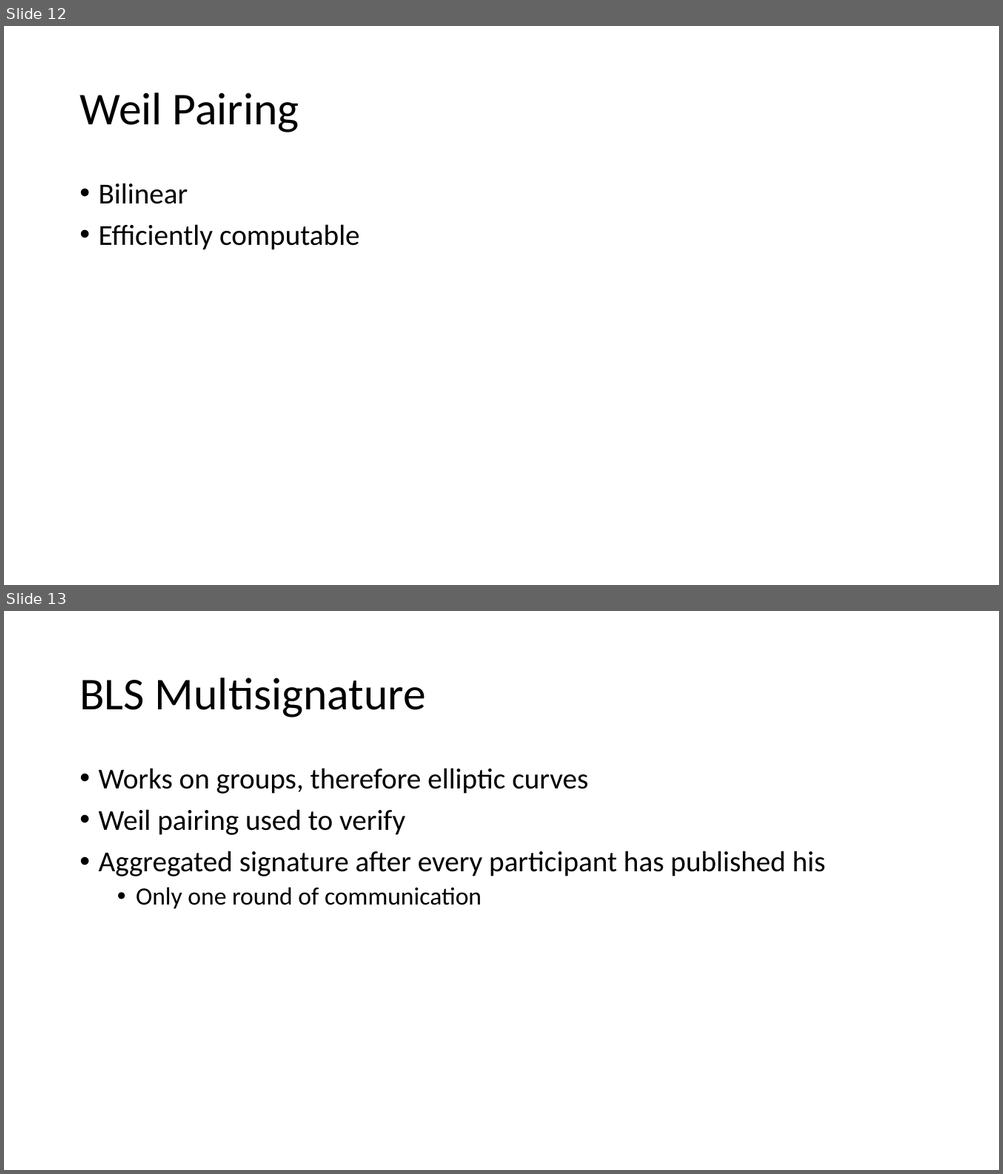
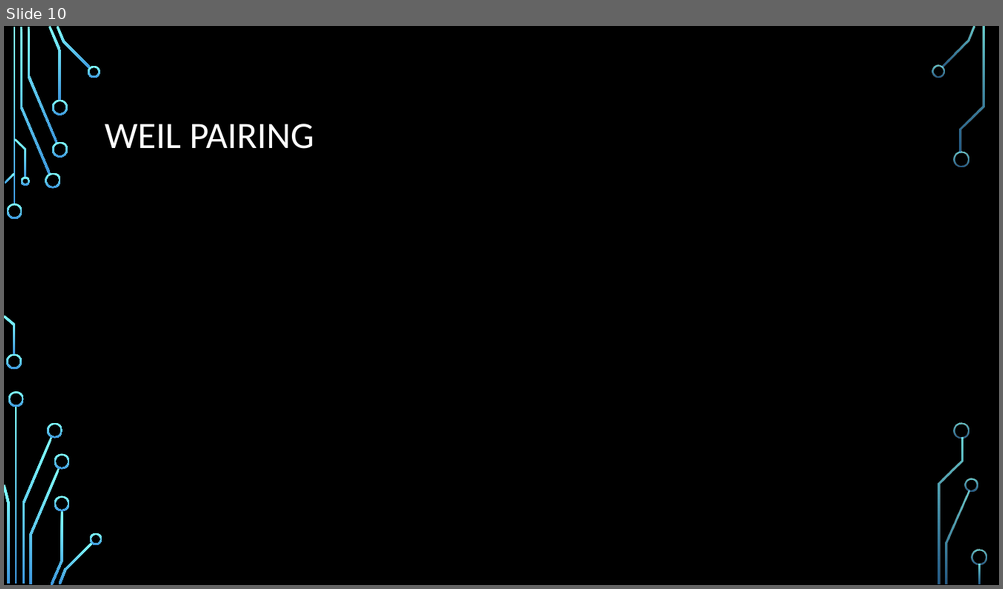
Before and after one commit to PJvGrol/Thesis, a slide deck: Presentation.pptx. Shown one above the other, each under a label of ours: slides 12 and 13 before the commit, slide 10 after it. The pictures are 1003x1174 and 1003x589 pixels, drawn with LibreOffice and Linux fonts; fonts in the diff are those of the drawing; grey boxes stand for pictures; background and template pictures are left out. Boxes give left, top, right and bottom in pixels: in the first picture for what was removed or moved away, otherwise in the second. Text is boxed around its words. In the diff, an @@ line names an element or a change of style, - is before the commit and + after.

```diff
--- a/Presentation.pptx
+++ b/Presentation.pptx
@@ slide 13 removed at (4, 611, 999, 1170), background #FFFFFF @@
@@ title removed at (79, 678, 426, 718) @@
-BLS Multisignature
@@ text removed at (99, 768, 825, 909) @@
-• Works on groups, therefore elliptic curves
-• Weil pairing used to verify
-• Aggregated signature after every participant has published his
-  • Only one round of communication
@@ what was slide 12 is now slide 10 @@
@@ slide 10 changed as well @@
@@ background #FFFFFF to picture (left out) @@
@@ title at (105, 124, 314, 149): text changed; size 44 to 36 pt; text colour #000000 to #FFFFFF @@
-Weil Pairing
+WEIL PAIRING
@@ text removed at (99, 183, 360, 250) @@
-• Bilinear
-• Efficiently computable
@@ group added at (4, 26, 987, 585): 33 freeform shapes, 3 rectangles @@
```
Also in this commit, not shown: 11 other slides changed, 8 slides added, 5 other slides removed, 18 other files.
